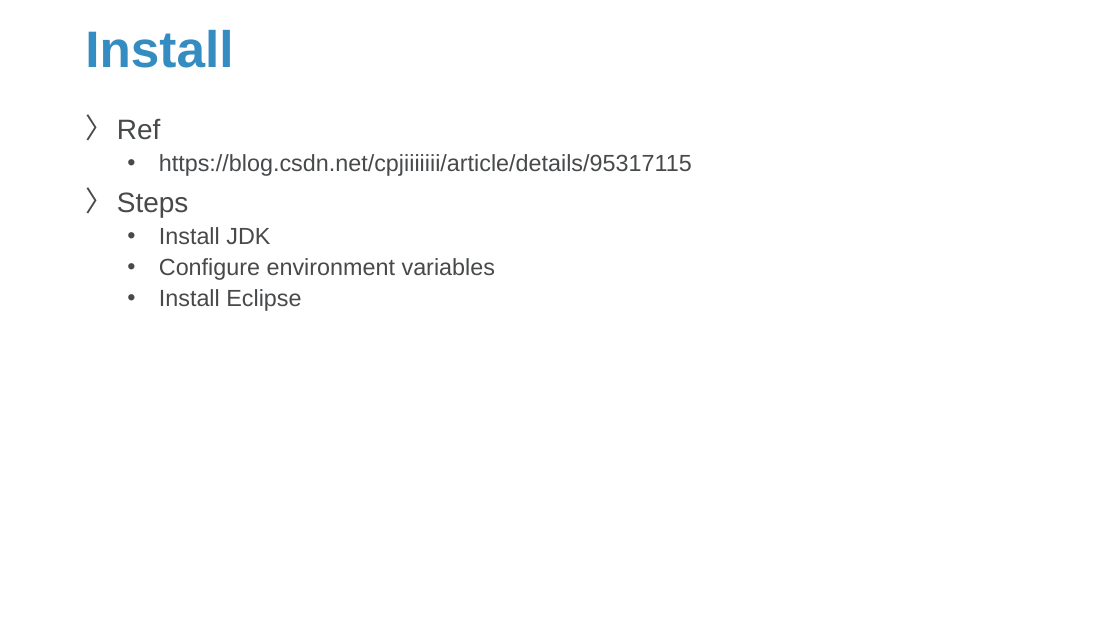
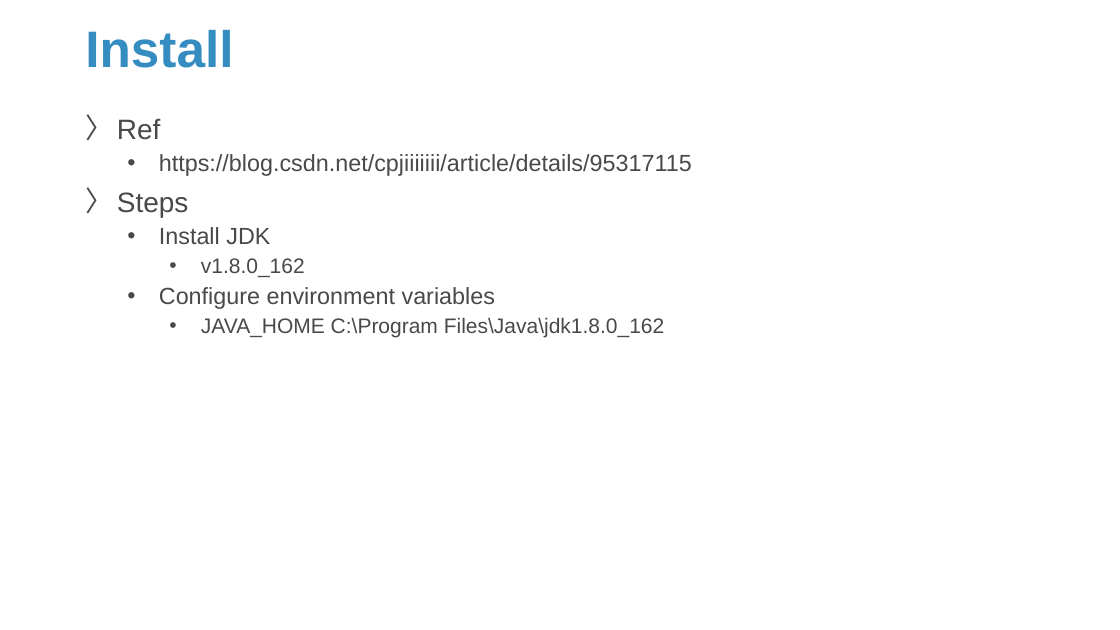
Before and after one commit to Sparks-Lu/TechNotes, a slide deck: slide 2 of Web/JavaEE.pptx. Drawn at 1120x630 pixels with LibreOffice and Linux fonts; fonts in the diff are those of the drawing; background and template pictures are left out. Boxes give left, top, right and bottom in pixels: in the first picture for what was removed or moved away, otherwise in the second. Text is boxed around its words. In the diff, an @@ line names an element or a change of style, - is before the commit and + after.

```diff
--- a/Web/JavaEE.pptx
+++ b/Web/JavaEE.pptx
@@ text at bbox=[201, 258, 305, 277]: paragraph added @@
+    • v1.8.0_162
@@ text at bbox=[201, 317, 664, 337]: text changed; size 20 to 18 pt @@
-  • Install Eclipse
+    • JAVA_HOME C:\Program Files\Java\jdk1.8.0_162
```
Also in this commit, not shown: 2 other slides changed, 5 slides added, 8 other files.
